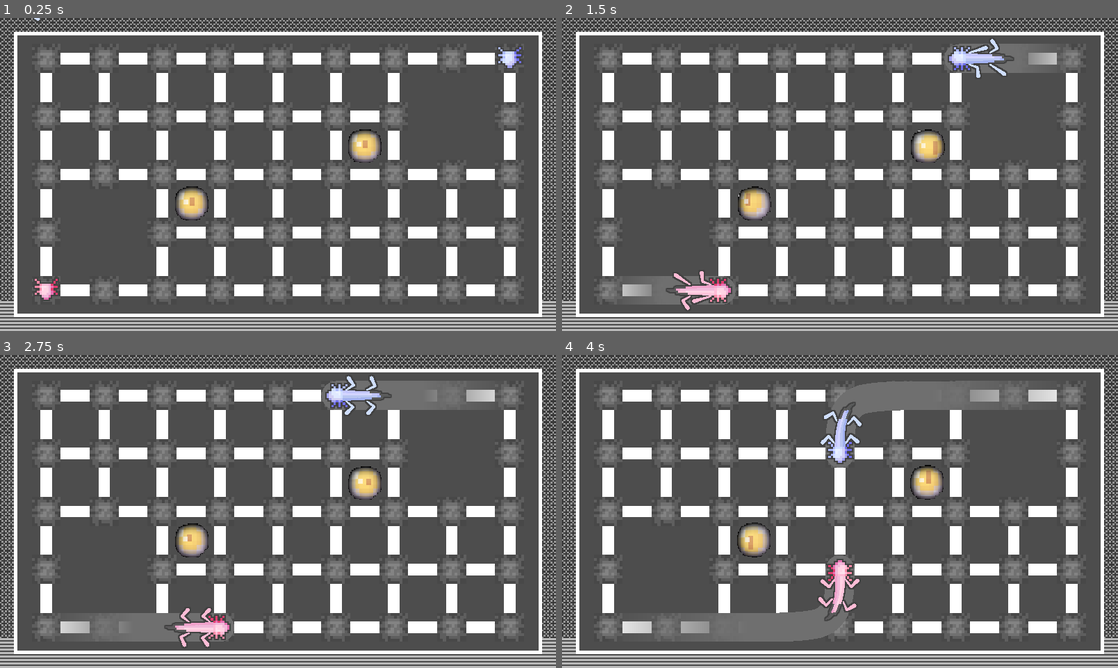
Above: before the commit, frames 1-4 (two rows, left to right).
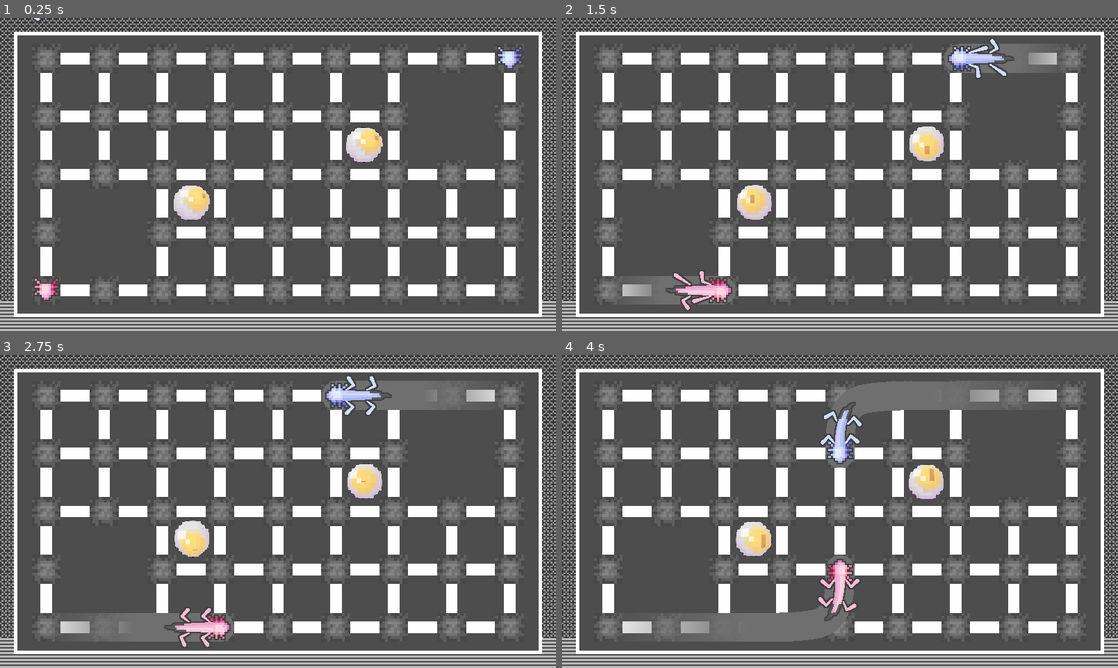
Above: after the commit, the same moments.

Repository: r8114wjbn9118/Hello-Godot-Game-Jam-1
Game: Godot game, scene res://Map/Map.tscn
The game is run twice, just before and just after one commit, with the same random seed, the same clock (stepped at 60 frames per second) and the same inputs. The engine's default icon, where the game draws it, is replaced by a stand-in: a white triangle on a blue panel in a dark square.
Inputs (mouse positions are in pixels of both pictures, inside the frame that each line leads up to):
- Up to frame 1 (0.25 s): no input
- Up to frame 2 (1.5 s): tap Enter (ui_accept) at 0.5, 0.77 s; move the mouse to (962, 158) at 0.52 s; hold Right (ui_right) 0.53-1.28 s; hold Z (z) 0.53-1.28 s; move the mouse to (728, 190) at 1.27 s; hold Down (ui_down) from 1.28 s (still down); tap Z (z) at 1.35 s
- Up to frame 3 (2.75 s): tap Enter (ui_accept) at 1.52 s; move the mouse to (333, 442) at 2.02 s; release Down (ui_down) at 2.03 s; hold Right (ui_right) from 2.03 s (still down); hold Z (z) from 2.03 s (still down)
- Up to frame 4 (4 s): move the mouse to (812, 574) at 2.77 s; release Right (ui_right) at 2.78 s; release Z (z) at 2.78 s; hold Up (ui_up) 2.78-3.53 s; tap Z (z) at 2.85 s; tap Enter (ui_accept) at 3.02, 3.77 s; move the mouse to (1006, 558) at 3.52 s; hold Left (ui_left) from 3.53 s (still down); hold Z (z) from 3.53 s (still down)

The runs differ from the first frame. In frame 1, 1.1% of the frame differs, in the area x 31-69%, y 34-65%; in frame 2, 1.0%; in frame 3, 0.9%; in frame 4, 1.0%.

Commit message:
Eye finish

Diff:
--- a/Map/Map.tscn
+++ b/Map/Map.tscn
@@ -9,7 +9,7 @@
 [ext_resource type="Script" path="res://Map/HEdgeManager.gd" id="5_phctv"]
 [ext_resource type="PackedScene" uid="uid://ckbpjay4esc8r" path="res://MapItems/Foreground.tscn" id="9_gth0d"]
 [ext_resource type="PackedScene" uid="uid://3wu8fxil0bju" path="res://MapItems/WormTail/body/WormBody.tscn" id="9_tj3aa"]
-[ext_resource type="PackedScene" uid="uid://bpauwprnu1ruv" path="res://Tile/EyeViewport/EyeViewport.tscn" id="10_yyqo0"]
+[ext_resource type="PackedScene" uid="uid://utmygxugx6ap" path="res://Tile/EyeAnime/EyeAnim.tscn" id="10_susjb"]
 
 [node name="Map" type="Node2D"]
 script = ExtResource("1_anpjl")
@@ -60,8 +60,8 @@
 unique_name_in_owner = true
 visible = false
 
-[node name="EyeViewport" parent="." instance=ExtResource("10_yyqo0")]
-position = Vector2(627, 218)
+[node name="EyeAnim" parent="." instance=ExtResource("10_susjb")]
+position = Vector2(330, 316)
 
-[node name="EyeViewport2" parent="." instance=ExtResource("10_yyqo0")]
-position = Vector2(328, 317)
+[node name="EyeAnim2" parent="." instance=ExtResource("10_susjb")]
+position = Vector2(628, 216)
--- /dev/null
+++ b/Tile/EyeAnime/EyeAnim.gdshader
@@ -0,0 +1,37 @@
+shader_type canvas_item;
+render_mode unshaded;
+
+uniform sampler2D screen_texture : hint_screen_texture, repeat_disable, filter_nearest;
+uniform vec2 pup_offset = vec2(0.5, 0.5);
+varying mat4 world_to_screen;
+varying mat4 screen_to_world;
+void vertex(){
+	world_to_screen = SCREEN_MATRIX * CANVAS_MATRIX;
+	screen_to_world = inverse(world_to_screen);
+}
+vec2 spherize_uv(vec2 uv, vec2 center, float strength, vec2 offset) {
+	vec2 delta = uv - center;
+	float delta2 = dot(delta.xy, delta.xy);
+	float delta4 = delta2 * delta2;
+	vec2 delta_offset = vec2(delta4 * strength);
+	return uv + delta * delta_offset + offset;
+}
+void fragment(){
+	vec2 uv = SCREEN_UV;
+
+	// Puts uv in world space
+	uv = uv * 2.0 - 1.0;
+	uv = (screen_to_world * vec4(uv,0,1)).xy;
+
+	// Apply an offset of 20 units
+	uv -= vec2(20., 20.);
+	uv = spherize_uv(uv, pup_offset, 0.001, vec2(0.0));
+	uv += vec2(20., 20.);
+	//COLOR.rg = uv;
+
+	// Puts uv back in screen space
+	uv = (world_to_screen * vec4(uv,0,1)).xy;
+	uv = uv * 0.5 + 0.5;
+	COLOR = textureLod(screen_texture, uv, 0.0);
+
+}
--- a/Tile/EyeAnime/EyeAnim.tres
+++ b/Tile/EyeAnime/EyeAnim.tres
@@ -1,17 +1,20 @@
-[gd_resource type="VisualShader" load_steps=17 format=3 uid="uid://wryyfh37kua4"]
+[gd_resource type="VisualShader" load_steps=20 format=3 uid="uid://wryyfh37kua4"]
 
 [ext_resource type="Script" path="res://addons/ShaderLib_v2_2_4/UV/SpherizeUV.gd" id="1_067um"]
 
 [sub_resource type="VisualShaderNodeExpression" id="VisualShaderNodeExpression_1xwja"]
-size = Vector2(540, 260)
+size = Vector2(560, 340)
 expression = "// Puts uv in world space	offset = _shade.position / MAX_LEN
 
 uv = uv * 2.0 - 1.0;
-output0 = (mat * vec4(uv,0,1)).xy;"
+output0 = (mat * vec4(uv,0,1)).xy - world_pos;
+output0/=8.0;"
 
 [sub_resource type="VisualShaderNodeExpression" id="VisualShaderNodeExpression_g1qs1"]
-size = Vector2(560, 280)
+size = Vector2(560, 360)
 expression = "// Puts uv back in screen space
+  uv *= 8.0;
+  uv += world_pos;
   uv = (mat * vec4(uv,0,1)).xy;
   output0 = uv * 0.5 + 0.5;"
 
@@ -26,12 +29,26 @@
 [sub_resource type="VisualShaderNodeInput" id="VisualShaderNodeInput_jbqjt"]
 input_name = "screen_uv"
 
+[sub_resource type="VisualShaderNodeVec2Parameter" id="VisualShaderNodeVec2Parameter_yoo5e"]
+parameter_name = "world_position"
+default_value_enabled = true
+default_value = Vector2(1, 1)
+
+[sub_resource type="VisualShaderNodeIntConstant" id="VisualShaderNodeIntConstant_okh6p"]
+
+[sub_resource type="VisualShaderNodeTexture2DParameter" id="VisualShaderNodeTexture2DParameter_3ny8x"]
+parameter_name = "Texture2DParameter"
+texture_type = 1
+texture_filter = 1
+texture_repeat = 2
+texture_source = 1
+
 [sub_resource type="VisualShaderNodeTexture" id="VisualShaderNodeTexture_x0yyr"]
+expanded_output_ports = [0]
+source = 5
+
+[sub_resource type="VisualShaderNodeCustom" id="VisualShaderNodeCustom_yrv5w"]
 output_port_for_preview = 0
-expanded_output_ports = [0]
-source = 1
-
-[sub_resource type="VisualShaderNodeCustom" id="VisualShaderNodeCustom_yrv5w"]
 default_input_values = [0, null, 1, Vector2(0.5, 0.5), 2, 0.001, 3, Vector2(0, 0)]
 initialized = true
 script = ExtResource("1_067um")
@@ -63,6 +80,7 @@
 [sub_resource type="VisualShaderNodeTransformFunc" id="VisualShaderNodeTransformFunc_s4sbh"]
 
 [resource]
+resource_local_to_scene = true
 code = "shader_type canvas_item;
 render_mode blend_mix;
 
@@ -71,8 +89,9 @@
 varying mat4 var_world_to_screen;
 varying mat4 var_screen_to_world;
 
+uniform vec2 world_position = vec2(1.000000, 1.000000);
 uniform vec2 pup_offset = vec2(1.000000, 1.000000);
-uniform sampler2D screen_tex_frg_3 : hint_screen_texture;
+uniform sampler2D Texture2DParameter : source_color, filter_nearest, repeat_disable, hint_screen_texture;
 
 
 // Spherize
@@ -112,6 +131,10 @@
 
 // VaryingGetter:8
 	mat4 n_out8p0 = var_screen_to_world;
+
+
+// Vector2Parameter:20
+	vec2 n_out20p0 = world_position;
 
 
 	vec2 n_out15p0;
@@ -121,7 +144,8 @@
 		// Puts n_out2p0 in world space	offset = _shade.position / MAX_LEN
 
 		n_out2p0 = n_out2p0 * 2.0 - 1.0;
-		n_out15p0 = (n_out8p0 * vec4(n_out2p0,0,1)).xy;
+		n_out15p0 = (n_out8p0 * vec4(n_out2p0,0,1)).xy - n_out20p0;
+		n_out15p0/=8.0;
 	}
 
 
@@ -147,14 +171,20 @@
 	n_out16p0 = vec2(0.0, 0.0);
 	{
 		// Puts n_out5p0 back in screen space
+		  n_out5p0 *= 8.0;
+		  n_out5p0 += n_out20p0;
 		  n_out5p0 = (n_out9p0 * vec4(n_out5p0,0,1)).xy;
 		  n_out16p0 = n_out5p0 * 0.5 + 0.5;
 	}
 
 
+// IntConstant:21
+	int n_out21p0 = 0;
+
+
 	vec4 n_out3p0;
 // Texture2D:3
-	n_out3p0 = texture(screen_tex_frg_3, n_out16p0);
+	n_out3p0 = textureLod(Texture2DParameter, n_out16p0, float(n_out21p0));
 	float n_out3p1 = n_out3p0.r;
 
 
@@ -169,6 +199,7 @@
 
 }
 "
+graph_offset = Vector2(-1991.35, 460.248)
 mode = 1
 flags/light_only = false
 varyings/world_to_screen = "0,7"
@@ -187,36 +218,45 @@
 nodes/vertex/7/node = SubResource("VisualShaderNodeTransformFunc_s4sbh")
 nodes/vertex/7/position = Vector2(-180, 200)
 nodes/vertex/connections = PackedInt32Array(4, 0, 2, 0, 4, 0, 7, 0, 7, 0, 6, 0, 5, 0, 4, 1, 3, 0, 4, 0)
-nodes/fragment/0/position = Vector2(220, 560)
+nodes/fragment/0/position = Vector2(300, 1000)
 nodes/fragment/2/node = SubResource("VisualShaderNodeInput_jbqjt")
 nodes/fragment/2/position = Vector2(-1460, 260)
 nodes/fragment/3/node = SubResource("VisualShaderNodeTexture_x0yyr")
-nodes/fragment/3/position = Vector2(-440, 640)
+nodes/fragment/3/position = Vector2(-360, 1080)
 nodes/fragment/5/node = SubResource("VisualShaderNodeCustom_yrv5w")
-nodes/fragment/5/position = Vector2(-500, 400)
+nodes/fragment/5/position = Vector2(-180, 400)
 nodes/fragment/8/node = SubResource("VisualShaderNodeVaryingGetter_tjy30")
 nodes/fragment/8/position = Vector2(-1460, 460)
 nodes/fragment/9/node = SubResource("VisualShaderNodeVaryingGetter_qxrth")
 nodes/fragment/9/position = Vector2(-1380, 780)
 nodes/fragment/15/node = SubResource("VisualShaderNodeExpression_1xwja")
 nodes/fragment/15/position = Vector2(-1120, 400)
-nodes/fragment/15/size = Vector2(540, 260)
-nodes/fragment/15/input_ports = "0,3,uv;1,7,mat;"
+nodes/fragment/15/size = Vector2(560, 340)
+nodes/fragment/15/input_ports = "0,3,uv;1,7,mat;2,3,world_pos;"
 nodes/fragment/15/output_ports = "0,3,output0;"
 nodes/fragment/15/expression = "// Puts uv in world space	offset = _shade.position / MAX_LEN
 
 uv = uv * 2.0 - 1.0;
-output0 = (mat * vec4(uv,0,1)).xy;"
+output0 = (mat * vec4(uv,0,1)).xy - world_pos;
+output0/=8.0;"
 nodes/fragment/16/node = SubResource("VisualShaderNodeExpression_g1qs1")
-nodes/fragment/16/position = Vector2(-1120, 700)
-nodes/fragment/16/size = Vector2(560, 280)
-nodes/fragment/16/input_ports = "0,3,uv;1,7,mat;"
+nodes/fragment/16/position = Vector2(-1140, 820)
+nodes/fragment/16/size = Vector2(560, 360)
+nodes/fragment/16/input_ports = "0,3,uv;1,7,mat;2,3,world_pos;"
 nodes/fragment/16/output_ports = "0,3,output0;"
 nodes/fragment/16/expression = "// Puts uv back in screen space
+  uv *= 8.0;
+  uv += world_pos;
   uv = (mat * vec4(uv,0,1)).xy;
   output0 = uv * 0.5 + 0.5;"
 nodes/fragment/17/node = SubResource("VisualShaderNodeVec2Parameter_76y72")
 nodes/fragment/17/position = Vector2(-840, 140)
 nodes/fragment/19/node = SubResource("VisualShaderNodeFloatFunc_hvasd")
-nodes/fragment/19/position = Vector2(-160, 760)
-nodes/fragment/connections = PackedInt32Array(2, 0, 15, 0, 8, 0, 15, 1, 9, 0, 16, 1, 15, 0, 5, 0, 5, 0, 16, 0, 16, 0, 3, 0, 17, 0, 5, 1, 3, 0, 0, 0, 3, 1, 19, 0, 19, 0, 0, 1)
+nodes/fragment/19/position = Vector2(-80, 1200)
+nodes/fragment/20/node = SubResource("VisualShaderNodeVec2Parameter_yoo5e")
+nodes/fragment/20/position = Vector2(-1760, 480)
+nodes/fragment/21/node = SubResource("VisualShaderNodeIntConstant_okh6p")
+nodes/fragment/21/position = Vector2(-680, 1240)
+nodes/fragment/22/node = SubResource("VisualShaderNodeTexture2DParameter_3ny8x")
+nodes/fragment/22/position = Vector2(-940, 1400)
+nodes/fragment/connections = PackedInt32Array(2, 0, 15, 0, 8, 0, 15, 1, 9, 0, 16, 1, 5, 0, 16, 0, 16, 0, 3, 0, 17, 0, 5, 1, 3, 0, 0, 0, 3, 1, 19, 0, 19, 0, 0, 1, 20, 0, 15, 2, 20, 0, 16, 2, 15, 0, 5, 0, 21, 0, 3, 1, 22, 0, 3, 2)
--- a/Tile/EyeAnime/EyeAnim.tscn
+++ b/Tile/EyeAnime/EyeAnim.tscn
@@ -8,46 +8,48 @@
 [ext_resource type="Texture2D" uid="uid://lihx8xx7uxaq" path="res://Tile/EyeAnime/反光.png" id="5_erkaq"]
 
 [sub_resource type="Curve" id="Curve_h0k7j"]
-_data = [Vector2(0, 1), 0.0, 0.0, 0, 0, Vector2(0.231579, 1) …(146 unchanged characters)… (0.45614, 1), 0.0, 0.0, 0, 0, Vector2(0.750877, 0.490014), 0.0, 0.0, 0, 0, Vector2(1, 1), 0.0, 0.0, 0, 0]
-point_count = 8
+_data = [Vector2(0, 1), 0.0, 0.0, 0, 0, Vector2(0.231579, 1) …(146 unchanged characters)… (0.45614, 1), 0.0, 0.0, 0, 0, Vector2(0.547368, 1), 0.0, 0.0, 0, 0, Vector2(0.677193, 0.0912982), 0.0, 0.0, 0, 0, Vector2(0.873684, 0.100571), 0.0, 0.0, 0, 0, Vector2(1, 1), 0.0, 0.0, 0, 0]
+point_count = 10
 
-[sub_resource type="ShaderMaterial" id="ShaderMaterial_3sj4r"]
+[sub_resource type="ShaderMaterial" id="ShaderMaterial_xh0n1"]
+resource_local_to_scene = true
 shader = ExtResource("2_fjn0d")
-shader_parameter/pup_offset = Vector2(0.5, 0.5)
+shader_parameter/world_position = Vector2(0, 0)
+shader_parameter/pup_offset = Vector2(-0.022626, 0.794724)
 
 [node name="EyeAnim" type="Node2D"]
 script = ExtResource("1_8cmtv")
 blink_curve = SubResource("Curve_h0k7j")
 
 [node name="CanvasGroup" type="CanvasGroup" parent="."]
-material = SubResource("ShaderMaterial_3sj4r")
+material = SubResource("ShaderMaterial_xh0n1")
+scale = Vector2(8, 8)
 
 [node name="眼白" type="Sprite2D" parent="CanvasGroup"]
 texture = ExtResource("2_34yb5")
 
 [node name="圓瞳孔" type="Sprite2D" parent="CanvasGroup"]
-position = Vector2(1.18277, -0.901832)
+position = Vector2(2.61313, -1.47362)
 texture = ExtResource("3_unrhp")
 
 [node name="直瞳孔" type="Sprite2D" parent="CanvasGroup"]
-position = Vector2(2.06984, -1.57821)
-scale = Vector2(1, 0.716738)
+position = Vector2(3.13576, -1.76834)
+scale = Vector2(1, 0.227834)
 texture = ExtResource("4_e7biw")
 
 [node name="反光" type="Sprite2D" parent="CanvasGroup"]
 modulate = Color(1, 1, 1, 0.690196)
-position = Vector2(0.591383, -0.450916)
+position = Vector2(1.30657, -0.736809)
 texture = ExtResource("5_erkaq")
 
 [node name="Target" type="Marker2D" parent="."]
-position = Vector2(8.27936, -6.31283)
+position = Vector2(99.9505, -56.3649)
 gizmo_extents = 5.0
 
 [node name="Timer" type="Timer" parent="."]
-wait_time = 0.3
+wait_time = 0.5
 autostart = true
 
 [node name="Camera2D" type="Camera2D" parent="."]
-zoom = Vector2(32.465, 32.465)
 
 [connection signal="timeout" from="Timer" to="." method="_set_rand_target"]
--- a/Tile/EyeAnime/EyeAnimpup.tres
+++ /dev/null
@@ -1,127 +0,0 @@
-[gd_resource type="VisualShader" load_steps=9 format=3 uid="uid://0mcdpx1uncmd"]
-
-[ext_resource type="Script" path="res://addons/ShaderLib_v2_2_4/UV/SpherizeUV.gd" id="1_lmgy8"]
-
-[sub_resource type="VisualShaderNodeSwitch" id="VisualShaderNodeSwitch_a3seb"]
-output_port_for_preview = 0
-default_input_values = [0, false, 1, true, 2, false]
-op_type = 6
-
-[sub_resource type="VisualShaderNodeCustom" id="VisualShaderNodeCustom_kthmu"]
-output_port_for_preview = 0
-default_input_values = [0, null, 1, Vector2(0.5, 0.5), 2, 10.0, 3, Vector2(0, 0)]
-initialized = true
-script = ExtResource("1_lmgy8")
-
-[sub_resource type="VisualShaderNodeTexture" id="VisualShaderNodeTexture_p24qe"]
-source = 2
-
-[sub_resource type="VisualShaderNodeVec2Parameter" id="VisualShaderNodeVec2Parameter_r0ehb"]
-parameter_name = "pup_offset"
-default_value_enabled = true
-default_value = Vector2(1, 1)
-
-[sub_resource type="VisualShaderNodeCompare" id="VisualShaderNodeCompare_r4p8l"]
-default_input_values = [0, Vector2(0, 0), 1, Vector2(1, 1), 2, 1e-05]
-type = 3
-function = 3
-condition = 1
-
-[sub_resource type="VisualShaderNodeCompare" id="VisualShaderNodeCompare_i6ojm"]
-output_port_for_preview = 0
-default_input_values = [0, Vector2(0, 0), 1, Vector2(0, 0), 2, 1e-05]
-type = 3
-function = 5
-condition = 1
-
-[sub_resource type="VisualShaderNodeUIntOp" id="VisualShaderNodeUIntOp_ppdq5"]
-output_port_for_preview = 0
-operator = 8
-
-[resource]
-code = "shader_type canvas_item;
-render_mode blend_mix;
-
-uniform vec2 pup_offset = vec2(1.000000, 1.000000);
-
-
-// Spherize
-#include \"res://addons/ShaderLib_v2_2_4/UV/UV.gdshaderinc\"
-
-void fragment() {
-// Vector2Parameter:4
-	vec2 n_out4p0 = pup_offset;
-
-
-	vec2 n_out2p0;
-// Spherize:2
-	float n_in2p2 = 10.00000;
-	vec2 n_in2p3 = vec2(0.00000, 0.00000);
-	{
-		n_out2p0 = spherize_uv(UV, n_out4p0, n_in2p2, n_in2p3);
-	}
-
-
-	vec4 n_out3p0;
-// Texture2D:3
-	n_out3p0 = texture(TEXTURE, n_out2p0);
-
-
-	bool n_out7p0;
-// Compare:7
-	vec2 n_in7p1 = vec2(1.00000, 1.00000);
-	{
-		bvec2 _bv = greaterThanEqual(n_out2p0, n_in7p1);
-		n_out7p0 = any(_bv);
-	}
-
-
-	bool n_out8p0;
-// Compare:8
-	vec2 n_in8p1 = vec2(0.00000, 0.00000);
-	{
-		bvec2 _bv = lessThanEqual(n_out2p0, n_in8p1);
-		n_out8p0 = any(_bv);
-	}
-
-
-// UIntOp:9
-	uint n_out9p0 = (n_out7p0 ? 1u : 0u) | (n_out8p0 ? 1u : 0u);
-
-
-	bool n_out10p0;
-// Switch:10
-	bool n_in10p1 = true;
-	bool n_in10p2 = false;
-	if (n_out9p0 > 0u ? true : false) {
-		n_out10p0 = n_in10p1;
-	} else {
-		n_out10p0 = n_in10p2;
-	}
-
-
-// Output:0
-	COLOR.rgb = vec3(n_out3p0.xyz);
-	COLOR.a = (n_out10p0 ? 1.0 : 0.0);
-
-
-}
-"
-mode = 1
-flags/light_only = false
-nodes/fragment/0/position = Vector2(920, 100)
-nodes/fragment/2/node = SubResource("VisualShaderNodeCustom_kthmu")
-nodes/fragment/2/position = Vector2(-440, 80)
-nodes/fragment/3/node = SubResource("VisualShaderNodeTexture_p24qe")
-nodes/fragment/3/position = Vector2(-60, -240)
-nodes/fragment/4/node = SubResource("VisualShaderNodeVec2Parameter_r0ehb")
-nodes/fragment/4/position = Vector2(-860, 60)
-nodes/fragment/7/node = SubResource("VisualShaderNodeCompare_r4p8l")
-nodes/fragment/7/position = Vector2(-100, 100)
-nodes/fragment/8/node = SubResource("VisualShaderNodeCompare_i6ojm")
-nodes/fragment/8/position = Vector2(-100, 340)
-nodes/fragment/9/node = SubResource("VisualShaderNodeUIntOp_ppdq5")
-nodes/fragment/9/position = Vector2(260, 120)
-nodes/fragment/10/node = SubResource("VisualShaderNodeSwitch_a3seb")
-nodes/fragment/10/position = Vector2(460, 120)
-nodes/fragment/connections = PackedInt32Array(3, 0, 0, 0, 2, 0, 3, 0, 4, 0, 2, 1, 2, 0, 7, 0, 2, 0, 8, 0, 7, 0, 9, 0, 8, 0, 9, 1, 9, 0, 10, 0, 10, 0, 0, 1)
--- a/Tile/EyeAnime/eye_anim.gd
+++ b/Tile/EyeAnime/eye_anim.gd
@@ -21,16 +21,17 @@
 	_rand_target = Vector2(cos(angle), sin(angle)) * r
 
 func _ready() -> void:
+	pass
 	if !Engine.is_editor_hint():
 		$Camera2D.queue_free()
 
 func _process(delta: float) -> void:
 	if Engine.is_editor_hint():
-		_target.position = get_global_mouse_position()
+		_target.global_position = get_global_mouse_position()
 	else:
 		_target.position = lerp(_target.position, _rand_target, 8.0* delta)
 
-	var time := fmod(Time.get_unix_time_from_system(), 1.0)
+	var time := fmod(Time.get_unix_time_from_system()/2.0, 1.0)
 	$"CanvasGroup/直瞳孔".scale.y = blink_curve.sample_baked(time)
 
 
@@ -42,6 +43,8 @@
 	var offset = _spupil.position / MAX_LEN
 	($CanvasGroup.material as ShaderMaterial).\
 		set_shader_parameter("pup_offset", (offset/2.0 * -1.0) + Vector2(0.5, 0.5))
+	($CanvasGroup.material as ShaderMaterial).\
+		set_shader_parameter("world_position", global_position)
 
 
 
--- a/Tile/EyeViewport/EyeViewport.tscn
+++ /dev/null
@@ -1,26 +0,0 @@
-[gd_scene load_steps=3 format=3 uid="uid://bpauwprnu1ruv"]
-
-[ext_resource type="PackedScene" uid="uid://utmygxugx6ap" path="res://Tile/EyeAnime/EyeAnim.tscn" id="1_tkul0"]
-
-[sub_resource type="ViewportTexture" id="ViewportTexture_kuttp"]
-viewport_path = NodePath("SubViewport")
-
-[node name="EyeViewport" type="Node2D"]
-
-[node name="SubViewport" type="SubViewport" parent="."]
-transparent_bg = true
-handle_input_locally = false
-screen_space_aa = 1
-canvas_item_default_texture_filter = 0
-size = Vector2i(100, 100)
-render_target_update_mode = 4
-
-[node name="EyeAnim" parent="SubViewport" instance=ExtResource("1_tkul0")]
-texture_filter = 1
-
-[node name="Camera2D" type="Camera2D" parent="SubViewport"]
-zoom = Vector2(8, 8)
-
-[node name="Sprite2D" type="Sprite2D" parent="."]
-texture_filter = 1
-texture = SubResource("ViewportTexture_kuttp")
--- a/project.godot
+++ b/project.godot
@@ -26,8 +26,7 @@
 folder_colors={
 "res://Map/": "red",
 "res://MapItems/": "red",
-"res://Tile/EyeAnime/": "green",
-"res://Tile/EyeViewport/": "green"
+"res://Tile/EyeAnime/": "green"
 }
 
 [global_group]
